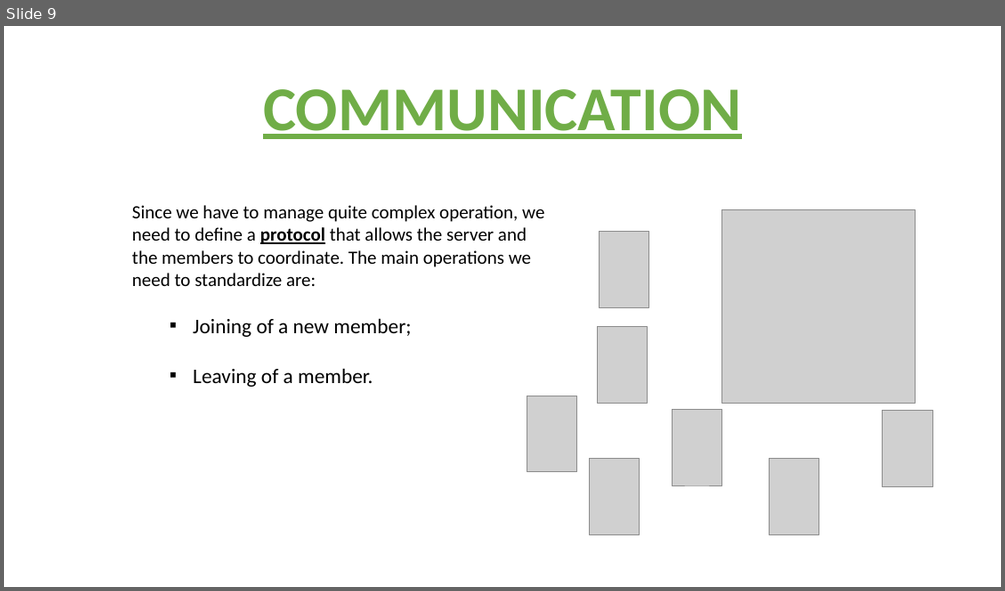
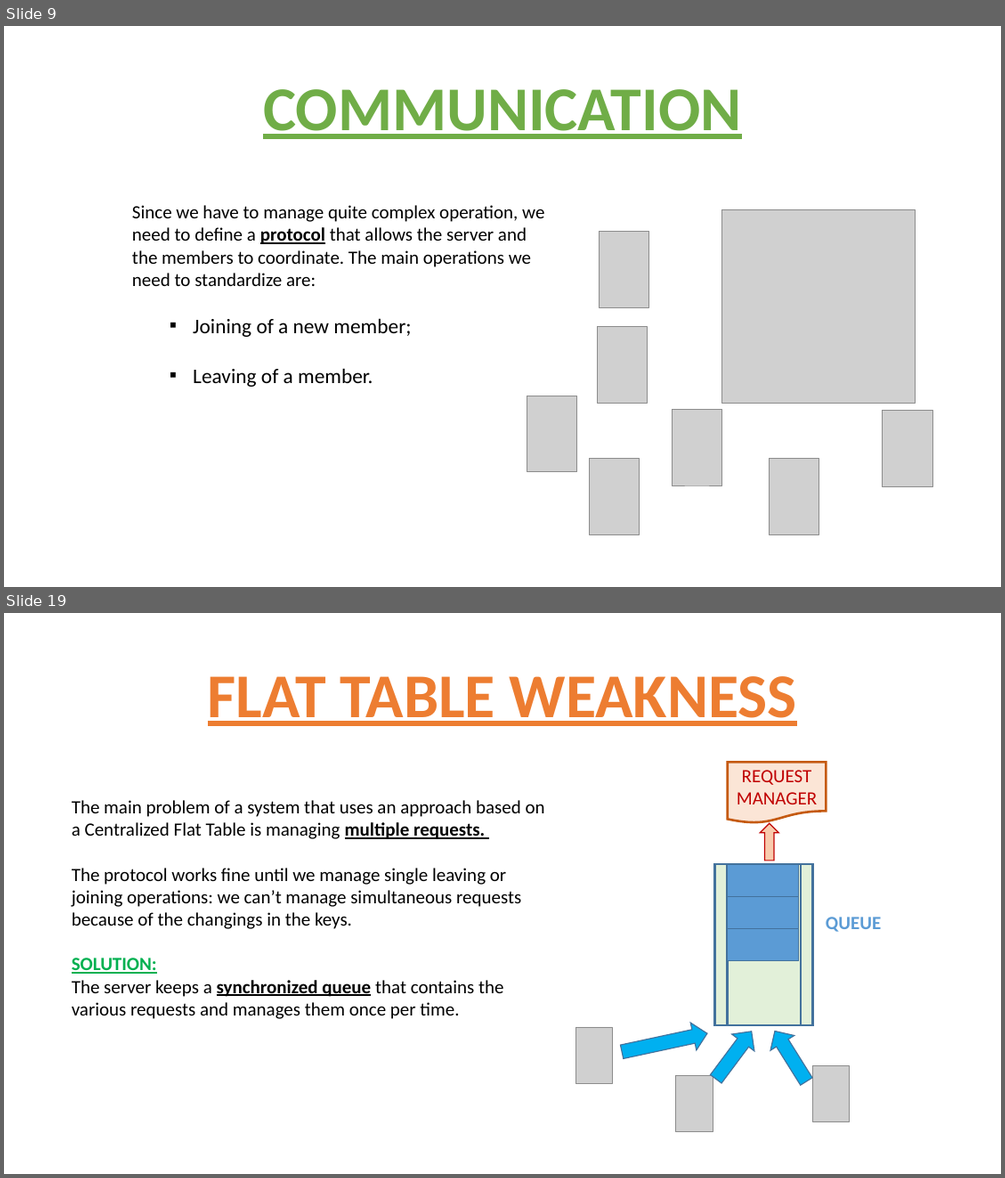
Before and after one commit to stajfar/distributed-systems-brusamento-ceruti-donetti, a slide deck: SecureGroup/documentation/SECURE GROUP COMMUNICATION.pptx. Shown one above the other, each under a label of ours: slide 9 before the commit, slides 9 and 19 after it; the slides between them are not shown. The pictures are 1005x591 and 1005x1178 pixels, drawn with LibreOffice and Linux fonts; fonts in the diff are those of the drawing; grey boxes stand for pictures. Boxes give left, top, right and bottom in pixels: in the first picture for what was removed or moved away, otherwise in the second. Text is boxed around its words. In the diff, an @@ line names an element or a change of style, - is before the commit and + after.

```diff
--- a/SecureGroup/documentation/SECURE GROUP COMMUNICATION.pptx
+++ b/SecureGroup/documentation/SECURE GROUP COMMUNICATION.pptx
@@ slide 19 added at (x1=4, y1=613, x2=1001, y2=1174), background #FFFFFF @@
@@ title added at (x1=208, y1=676, x2=797, y2=726), 60 pt, text #ED7D31, bold, underline @@
+FLAT TABLE WEAKNESS
@@ flow chart document added at (x1=728, y1=762, x2=826, y2=823), fill #FBE5D6, outline #C55A11 2.25 pt, 18 pt, text #C00000 @@
+REQUEST MANAGER
@@ text added at (x1=72, y1=800, x2=545, y2=1019), 18 pt, text #000000 @@
+The main problem of a system that uses an approach based on a Centralized Flat Table is managing multiple requests.
+The protocol works fine until we manage single leaving or joining operations: we can’t manage simultaneous requests because of the changings in the keys.
+SOLUTION:
+The server keeps a synchronized queue that contains the various requests and manages them once per time.
@@ right arrow added at (x1=760, y1=824, x2=779, y2=861), fill #F8CBAD, outline #C00000 1 pt @@
@@ flow chart predefined process added at (x1=715, y1=864, x2=813, y2=1025), fill #E2F0D9, outline #43739E 2.25 pt @@
@@ rectangle added at (x1=728, y1=864, x2=799, y2=896), fill #5B9BD5, outline #43739E 1 pt @@
@@ rectangle added at (x1=728, y1=896, x2=799, y2=929), fill #5B9BD5, outline #43739E 1 pt @@
@@ rectangle added at (x1=728, y1=929, x2=799, y2=961), fill #5B9BD5, outline #43739E 1 pt @@
@@ text added at (x1=825, y1=916, x2=881, y2=932), 18 pt, text #5B9BD5, bold @@
+QUEUE
@@ picture added at (x1=575, y1=1027, x2=612, y2=1083) @@
@@ right arrow added at (x1=619, y1=1020, x2=711, y2=1066), fill #00B0F0, outline #43739E 1 pt @@
@@ right arrow added at (x1=704, y1=1022, x2=762, y2=1087), fill #00B0F0, outline #43739E 1 pt @@
@@ right arrow added at (x1=762, y1=1024, x2=818, y2=1089), fill #00B0F0, outline #43739E 1 pt @@
@@ picture added at (x1=813, y1=1065, x2=850, y2=1121) @@
@@ picture added at (x1=676, y1=1076, x2=713, y2=1132) @@
```
Also in this commit, not shown: 14 slides changed, 4 other slides added, 1 slide removed, 1 other file.
